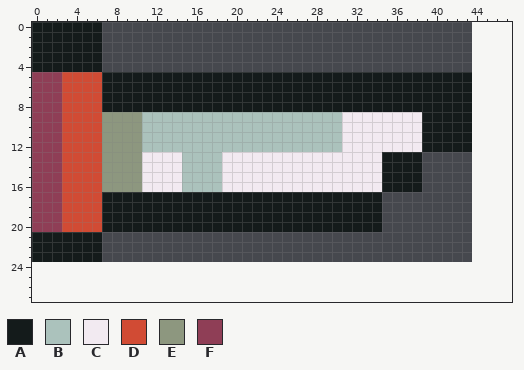
Two states of a pixel-art sprite, pictures/weapons/sword/right.png. The first picture shows the starting point.
The file is 44x24 pixels. The old version is drawn lined up with the new one, on the new canvas.
Palette (. is transparent): A #141b1b  B #abc2bc  C #f2eaf1  D #d14b34  E #8d977f  F #8f3e56
Pixels before, first column x 0:
 0 AAAAAAA.....................................
 1 AAAAAAA.....................................
 2 AAAAAAA.....................................
 3 AAAAAAA.....................................
 4 AAAAAAA.....................................
 5 FFFDDDDAAAAAAAAAAAAAAAAAAAAAAAAAAAAAAAAAAAAA
 6 FFFDDDDAAAAAAAAAAAAAAAAAAAAAAAAAAAAAAAAAAAAA
 7 FFFDDDDAAAAAAAAAAAAAAAAAAAAAAAAAAAAAAAAAAAAA
 8 FFFDDDDAAAAAAAAAAAAAAAAAAAAAAAAAAAAAAAAAAAAA
 9 FFFDDDDEEEEBBBBBBBBBBBBBBBBBBBBCCCCCCCCAAAAA
10 FFFDDDDEEEEBBBBBBBBBBBBBBBBBBBBCCCCCCCCAAAAA
11 FFFDDDDEEEEBBBBBBBBBBBBBBBBBBBBCCCCCCCCAAAAA
12 FFFDDDDEEEEBBBBBBBBBBBBBBBBBBBBCCCCCCCCAAAAA
13 FFFDDDDEEEECCCCBBBBCCCCCCCCCCCCCCCCAAAA.....
14 FFFDDDDEEEECCCCBBBBCCCCCCCCCCCCCCCCAAAA.....
15 FFFDDDDEEEECCCCBBBBCCCCCCCCCCCCCCCCAAAA.....
16 FFFDDDDEEEECCCCBBBBCCCCCCCCCCCCCCCCAAAA.....
17 FFFDDDDAAAAAAAAAAAAAAAAAAAAAAAAAAAA.........
18 FFFDDDDAAAAAAAAAAAAAAAAAAAAAAAAAAAA.........
19 FFFDDDDAAAAAAAAAAAAAAAAAAAAAAAAAAAA.........
20 FFFDDDDAAAAAAAAAAAAAAAAAAAAAAAAAAAA.........
21 AAAAAAA.....................................
22 AAAAAAA.....................................
23 AAAAAAA.....................................
Once edited:
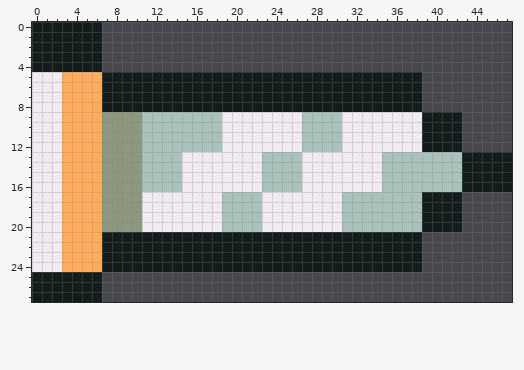
Diff:
canvas 44x24 -> 48x28
Colour D changes from #d14b34 to #ffad5d.
There is now colour A in rows 13 to 16 at x 43 to 47; in rows 17 to 20 at x 39 to 42; in rows 21 to 24 at x 7 to 38; in rows 25 to 27 at x 0 to 6.
There is now colour B in rows 13 to 16 at x 39 to 42; in rows 17 to 20 at x 35 to 38.
The edit turns colour A into colour B in rows 13 to 16 at x 35 to 38; in rows 17 to 20 at x 19 to 22 and 31 to 34.
The edit turns colour C into colour B in rows 13 to 16 at x 11 to 14 and 23 to 26.
There is now colour C in row 24 at x 0 to 2.
The edit turns colour A into colour C in rows 17 to 20 at x 11 to 18 and 23 to 30; in rows 21 to 23 at x 0 to 2.
The edit turns colour B into colour C in rows 9 to 12 at x 19 to 26; in rows 13 to 16 at x 15 to 18.
The edit turns colour F into colour C in rows 5 to 20 at x 0 to 2.
There is now colour D in row 24 at x 3 to 6.
The edit turns colour A into colour D in rows 21 to 23 at x 3 to 6.
The edit turns colour A into colour E in rows 17 to 20 at x 7 to 10.
Colour A is removed in rows 5 to 8 at x 39 to 43; in rows 9 to 12 at x 43.
Changed places in both pictures, as pixel boxes (x1, y1, x2, y2):
changed: (32, 72, 512, 302)
